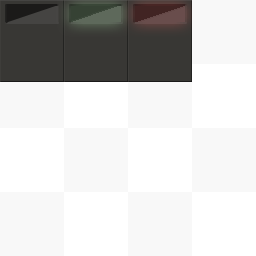
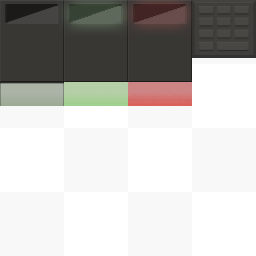
The second 256 × 256 image is a revision of the first. Changes to its layers:
added layer "Shape 3 copy 5" above "Layer 8 copy" over box(198, 6, 249, 51)
added layer "Layer 8 copy" above "Layer 7 copy" over box(192, 0, 256, 58)
added group "Group 1" with 10 layers above "Layer 1" over box(0, 82, 192, 106)
added layer "Layer 5 copy 2" in group "Group 1" over box(128, 82, 192, 106)
added layer "Layer 5 copy" in group "Group 1" over box(64, 82, 128, 106)
added layer "Layer 5" in group "Group 1" over box(0, 82, 64, 106)
